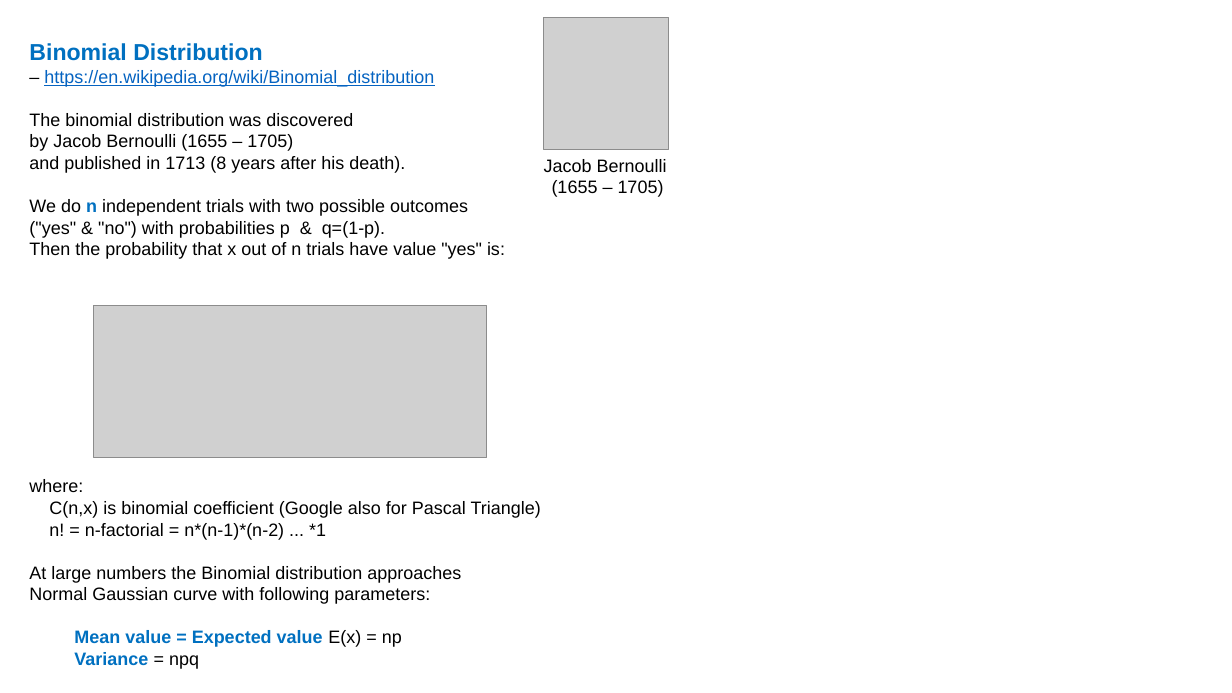
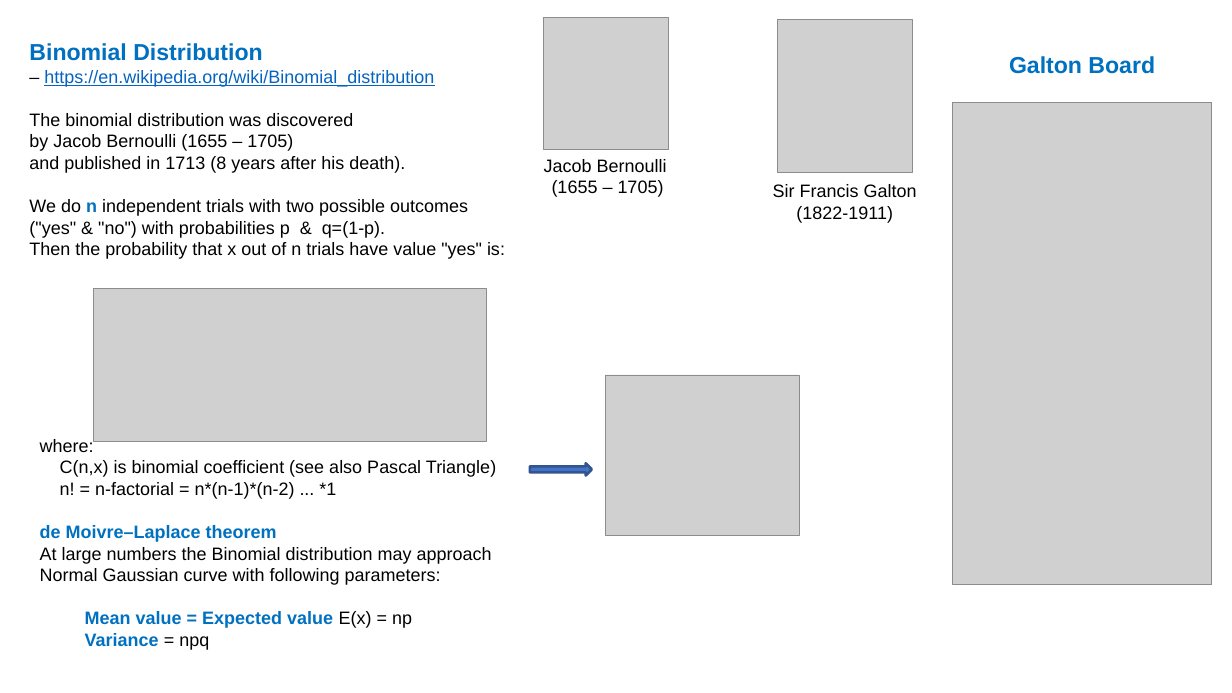
Before and after one commit to lselector/ml_ai_doc, a slide deck: slide 1 of statistics_02_binomial_distribution.pptx. Drawn at 1232x693 pixels with LibreOffice and Linux fonts; fonts in the diff are those of the drawing; grey boxes stand for pictures. Boxes give left, top, right and bottom in pixels: in the first picture for what was removed or moved away, otherwise in the second. Text is boxed around its words. In the diff, an @@ line names an element or a change of style, - is before the commit and + after.

```diff
--- a/statistics_02_binomial_distribution.pptx
+++ b/statistics_02_binomial_distribution.pptx
@@ picture added at (777, 19, 912, 173) @@
@@ text added at (1009, 56, 1155, 74), 18 pt, text #0070C0, bold @@
+Galton Board
@@ picture added at (953, 103, 1212, 586) @@
@@ text added at (773, 184, 917, 223), 14 pt, text #000000 @@
+Sir Francis Galton
+(1822-1911)
@@ picture: place and size @@
-picture at (94, 305, 487, 457)
+picture at (94, 289, 487, 442)
@@ picture added at (605, 375, 799, 535) @@
@@ text "where:": place and size @@
-text "where:" at (29, 479, 541, 669)
+text "where:" at (40, 438, 496, 650)
@@ text at (60, 460, 496, 477): text changed @@
-C(n,x) is binomial coefficient (Google also for Pascal Triangle)
+C(n,x) is binomial coefficient (see also Pascal Triangle)
@@ right arrow added at (530, 463, 592, 475), fill #4472C4, outline #325491 2 pt @@
@@ text at (40, 525, 492, 564): text changed @@
-At large numbers the Binomial distribution approaches
+de Moivre–Laplace theorem
+At large numbers the Binomial distribution may approach
```
Also in this commit, not shown: 3 other slides changed, 3 other files.
